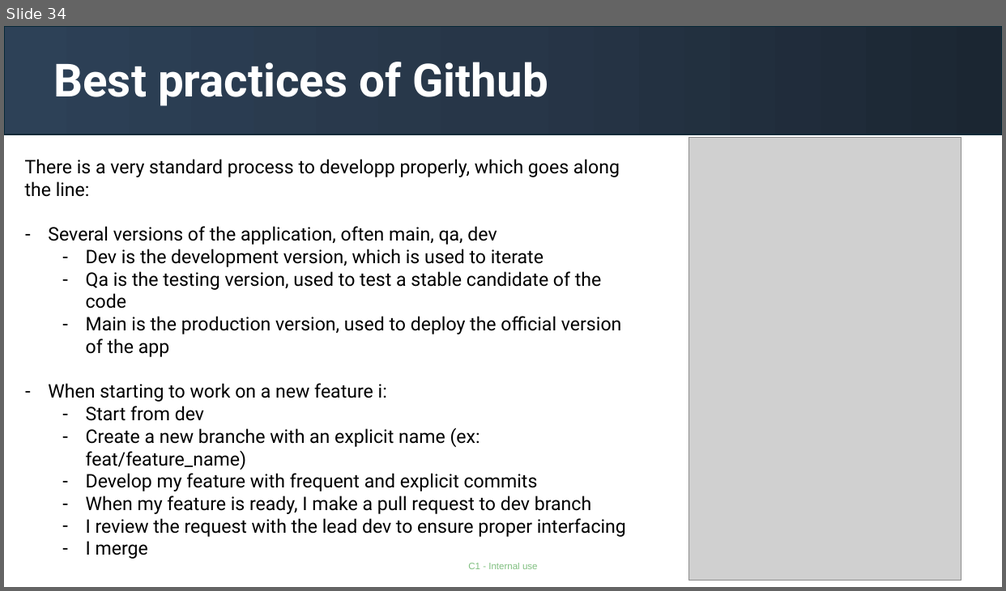
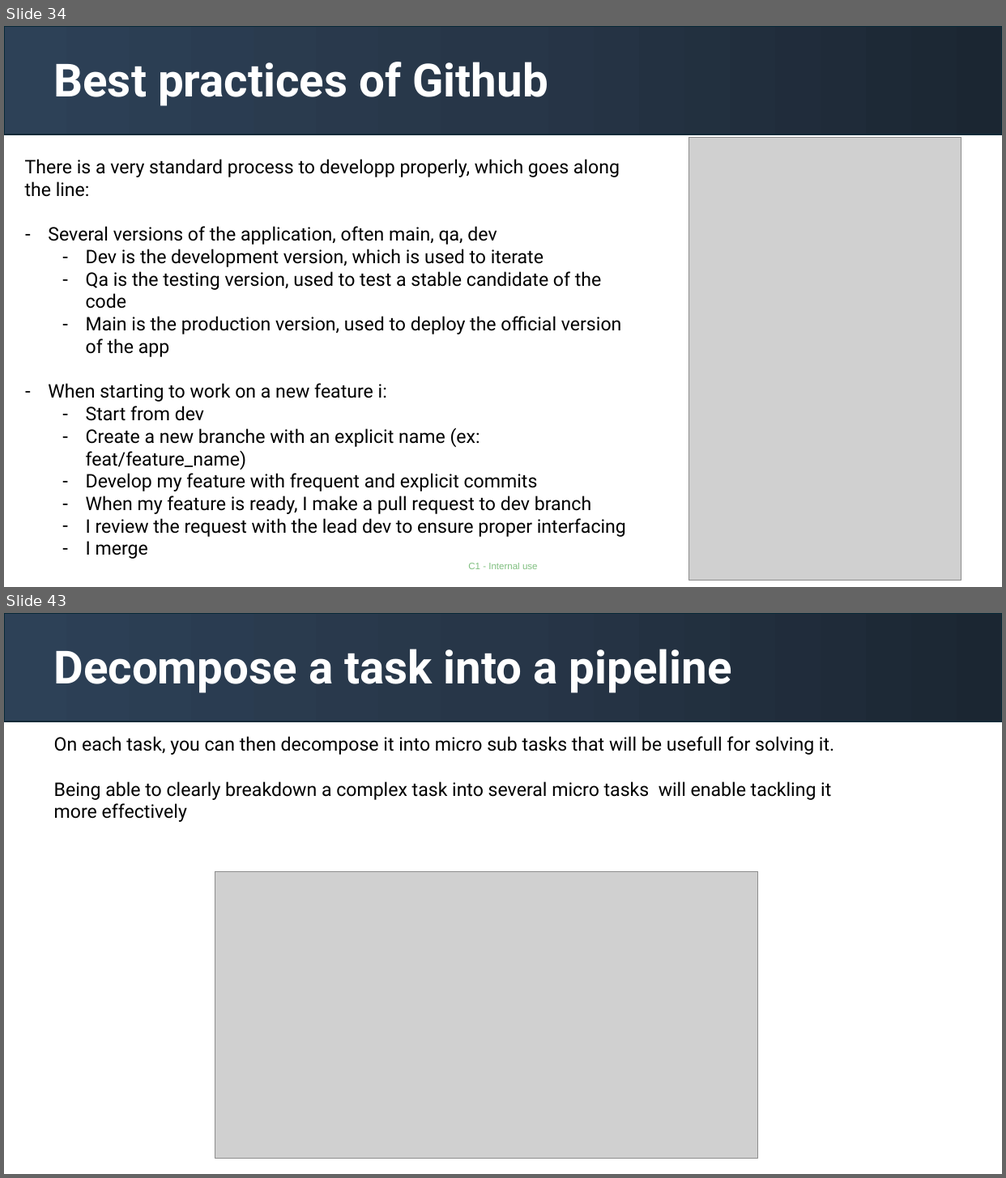
Before and after one commit to gabrielolympie/PythonForFinance, a slide deck: presentations/1.Introduction.pptx. Shown one above the other, each under a label of ours: slide 34 before the commit, slides 34 and 43 after it; the slides between them are not shown. The pictures are 1006x591 and 1006x1178 pixels, drawn with LibreOffice and Linux fonts; fonts in the diff are those of the drawing; grey boxes stand for pictures. Boxes give left, top, right and bottom in pixels: in the first picture for what was removed or moved away, otherwise in the second. Text is boxed around its words. In the diff, an @@ line names an element or a change of style, - is before the commit and + after.

```diff
--- a/presentations/1.Introduction.pptx
+++ b/presentations/1.Introduction.pptx
@@ slide 43 added at <box>4,613,1002,1174</box>, background #FFFFFF; not listed: 1 template element that a slide beside it also shows @@
@@ rectangle added at <box>4,613,1002,722</box>, fill gradient #1B2633 to #273749 to #2E4157, outline #092A39 1.5 pt @@
@@ title added at <box>53,649,732,693</box>, 44 pt, text #FFFFFF, bold @@
+Decompose a task into a pipeline
@@ text added at <box>54,736,834,822</box>, 18 pt, text #000000 @@
+  On each task, you can then decompose it into micro sub tasks that will be usefull for solving it.
+  Being able to clearly breakdown a complex task into several micro tasks will enable tackling it more effectively
@@ picture added at <box>215,871,758,1158</box> @@
```
Also in this commit, not shown: 1 slide changed, 10 other slides added, 1 slide removed, 2 other files.
